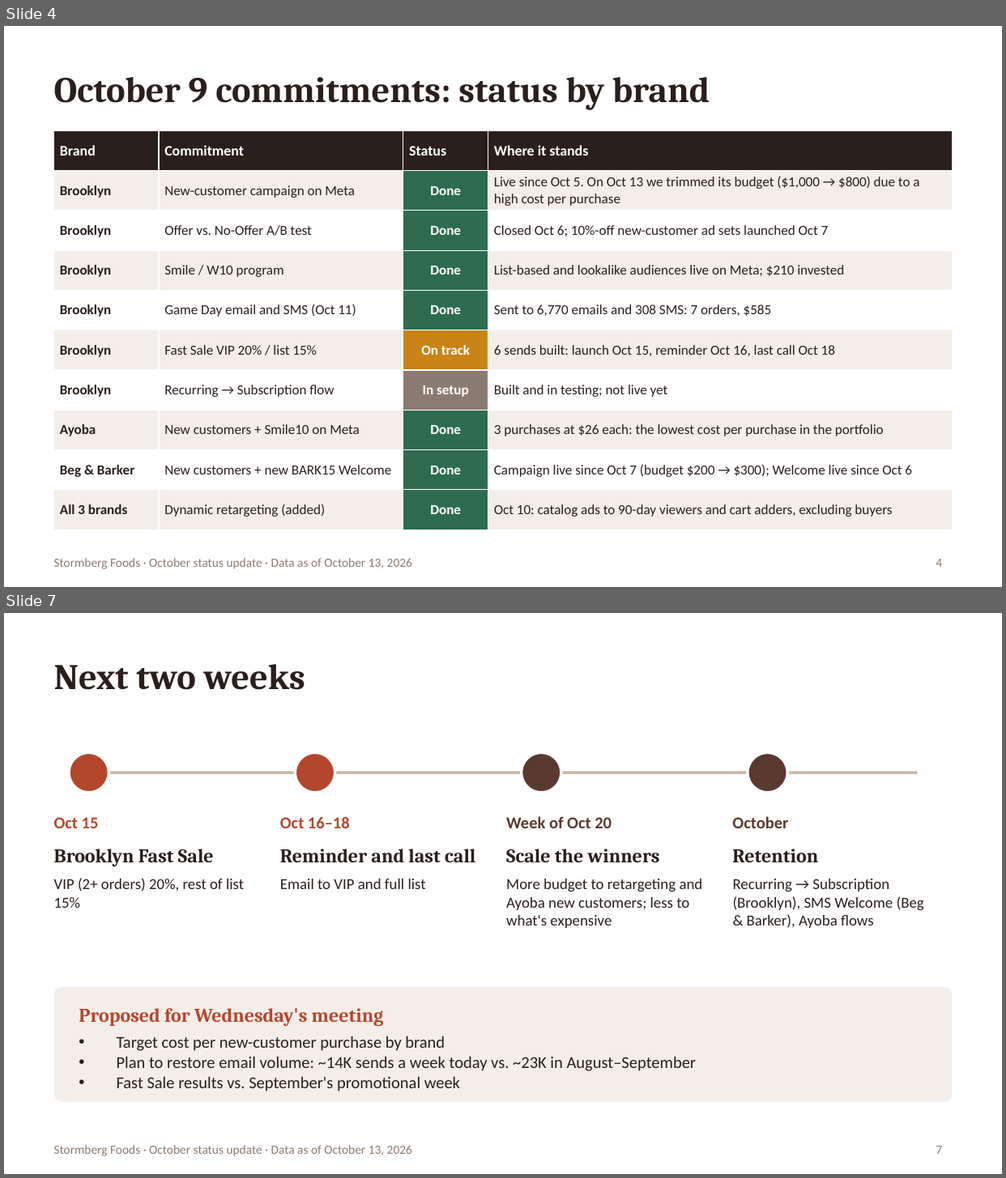
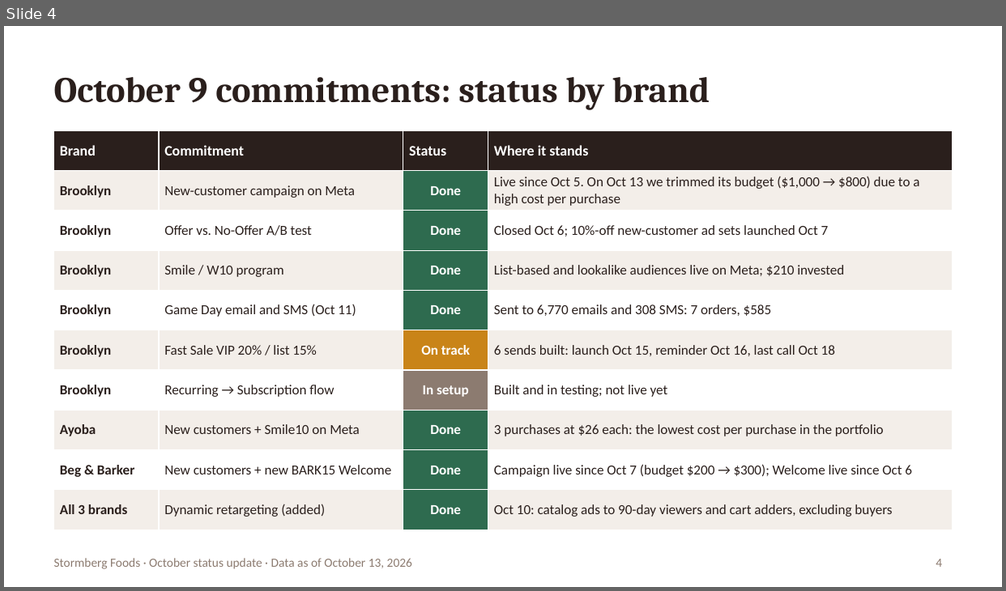
Before and after one commit to YamiCRebold/Stormberg2026, a slide deck: status_ceo/Stormberg_Status_CEO_Oct2026_EN.pptx. Shown one above the other, each under a label of ours: slides 4 and 7 before the commit, slide 4 after it; the slides between them are not shown. The pictures are 1006x1178 and 1006x591 pixels, drawn with LibreOffice and Linux fonts; fonts in the diff are those of the drawing. Boxes give left, top, right and bottom in pixels: in the first picture for what was removed or moved away, otherwise in the second. Text is boxed around its words. In the diff, an @@ line names an element or a change of style, - is before the commit and + after.

```diff
--- a/status_ceo/Stormberg_Status_CEO_Oct2026_EN.pptx
+++ b/status_ceo/Stormberg_Status_CEO_Oct2026_EN.pptx
@@ slide 7 removed at [4, 613, 1002, 1174], background #FFFFFF; not listed: 1 template element that a slide beside it also shows @@
@@ title removed at [54, 664, 305, 690] @@
-Next two weeks
@@ ellipse removed at [69, 752, 108, 793] @@
@@ ellipse removed at [296, 752, 335, 793] @@
@@ ellipse removed at [521, 752, 560, 793] @@
@@ ellipse removed at [748, 752, 787, 793] @@
@@ line removed from (89, 773) to (917, 773) @@
@@ text removed at [54, 817, 99, 828] @@
-Oct 15
@@ text removed at [280, 817, 350, 828] @@
-Oct 16–18
@@ text removed at [506, 816, 612, 828] @@
-Week of Oct 20
@@ text removed at [732, 816, 788, 828] @@
-October
@@ text removed at [54, 849, 214, 867] @@
-Brooklyn Fast Sale
@@ text removed at [280, 849, 475, 862] @@
-Reminder and last call
@@ text removed at [506, 849, 660, 862] @@
-Scale the winners
@@ text removed at [732, 849, 818, 862] @@
-Retention
@@ text removed at [54, 878, 244, 908] @@
-VIP (2+ orders) 20%, rest of list 15%
@@ text removed at [280, 879, 426, 889] @@
-Email to VIP and full list
@@ text removed at [506, 879, 703, 928] @@
-More budget to retargeting and Ayoba new customers; less to what's expensive
@@ text removed at [733, 879, 924, 928] @@
-Recurring → Subscription (Brooklyn), SMS Welcome (Beg & Barker), Ayoba flows
@@ rounded rectangle removed at [54, 987, 952, 1102] @@
@@ text removed at [79, 1008, 384, 1026] @@
-Proposed for Wednesday's meeting
@@ text removed at [117, 1036, 697, 1092] @@
-• Target cost per new-customer purchase by brand
-• Plan to restore email volume: ~14K sends a week today vs. ~23K in August–September
-• Fast Sale results vs. September's promotional week
@@ page number removed at [936, 1146, 942, 1154] @@
-7
```
Also in this commit, not shown: 1 slide added, 1 other file.
